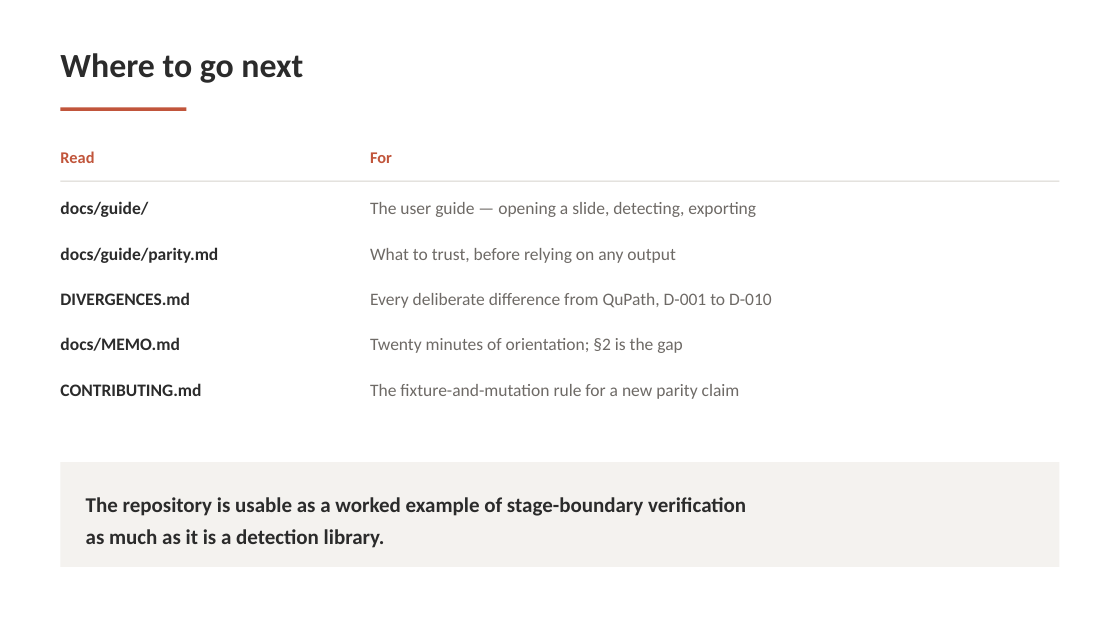
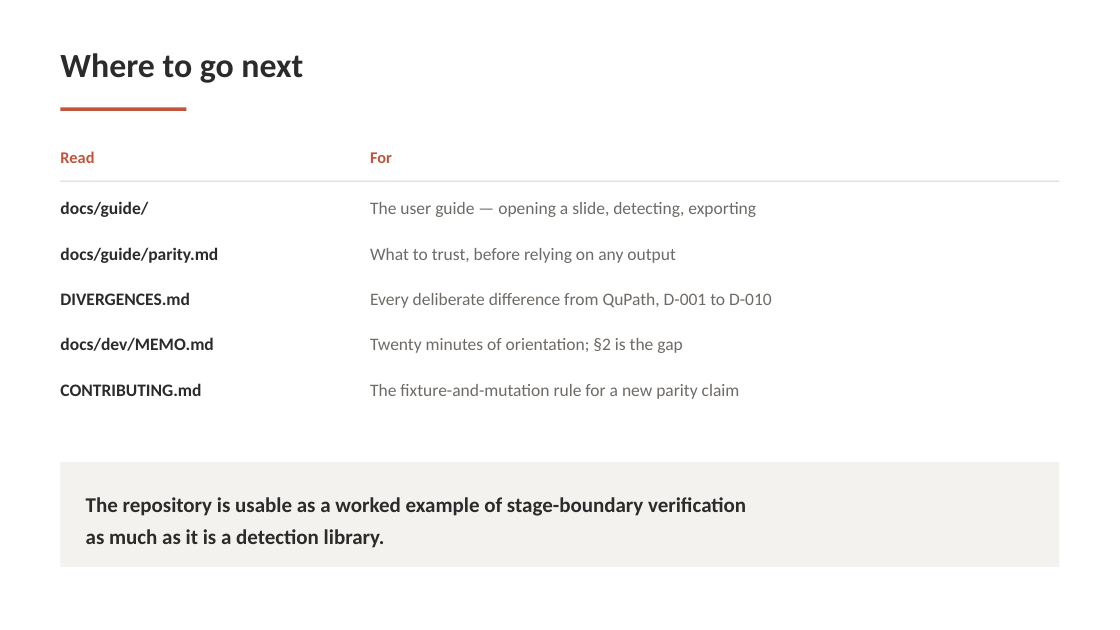
Before and after one commit to Dante-Berth/QuPath_Rust, a slide deck: slide 20 of presentation/QuPath_Rust.pptx. Drawn at 1120x630 pixels with LibreOffice and Linux fonts; fonts in the diff are those of the drawing. Boxes give left, top, right and bottom in pixels: in the first picture for what was removed or moved away, otherwise in the second. Text is boxed around its words. In the diff, an @@ line names an element or a change of style, - is before the commit and + after.

```diff
--- a/presentation/QuPath_Rust.pptx
+++ b/presentation/QuPath_Rust.pptx
@@ text at (x1=60, y1=337, x2=213, y2=351): text changed @@
-docs/MEMO.md
+docs/dev/MEMO.md
```
